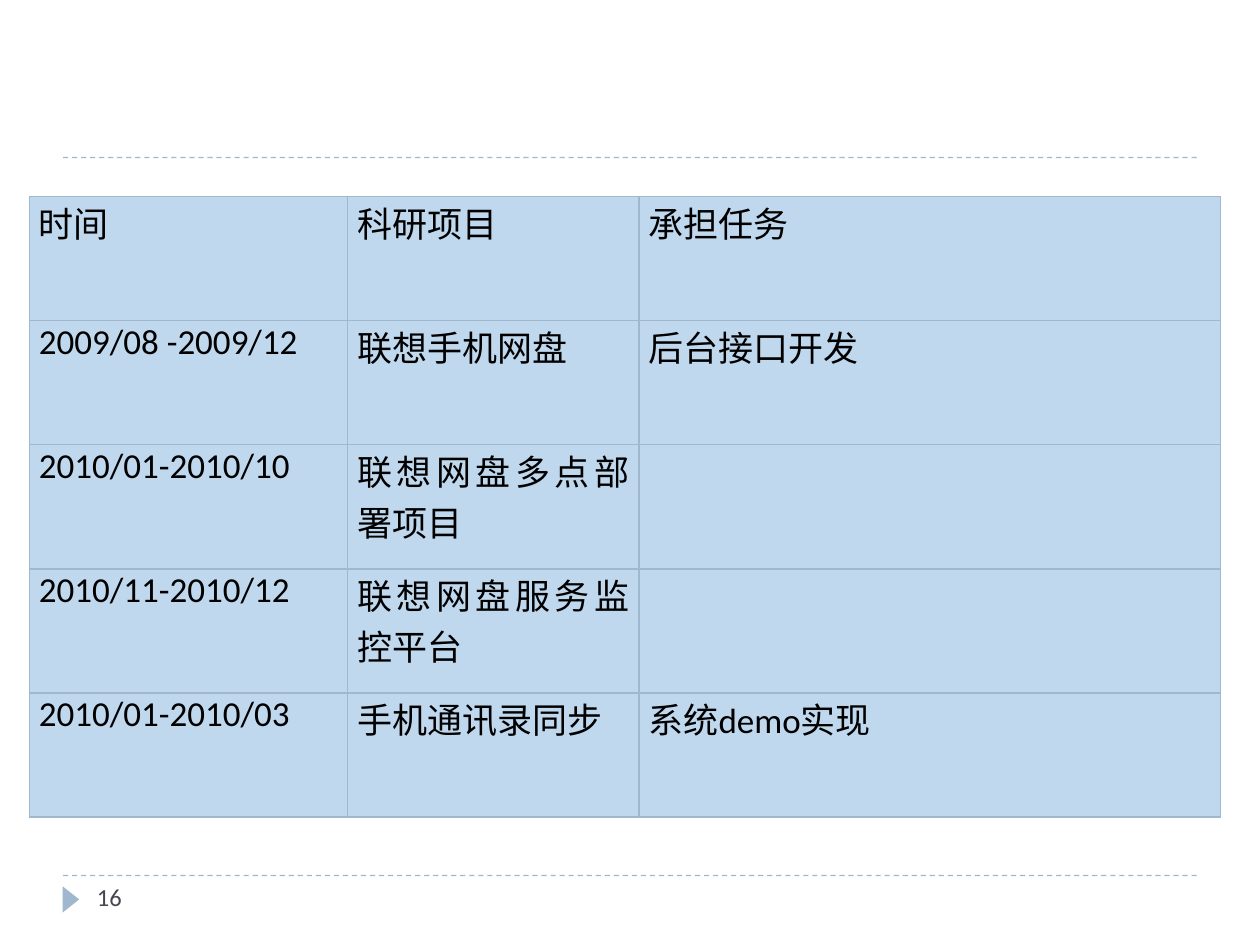
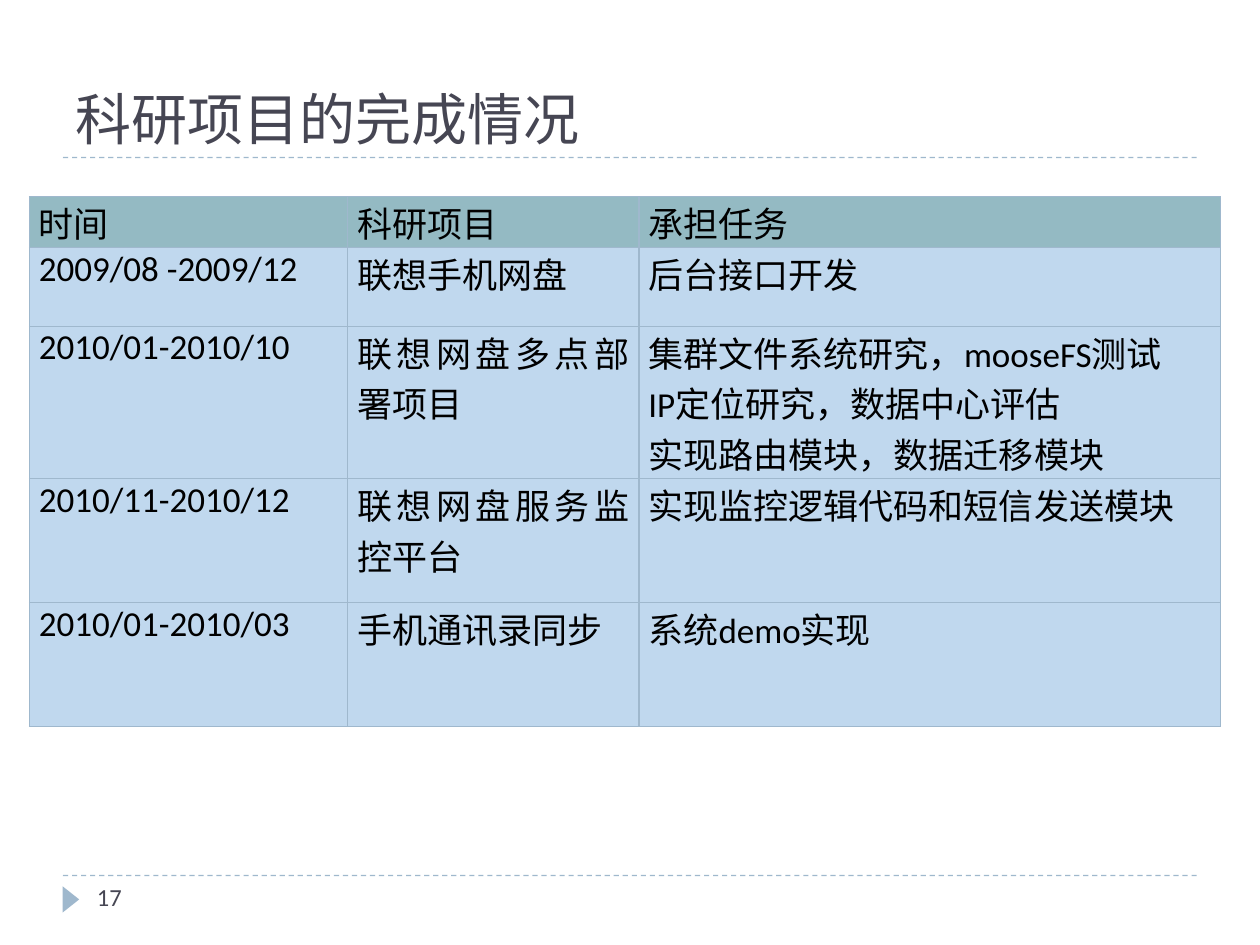
Before and after one commit to cheliequan/idning-paper, a slide deck: slide 17 of draft/中期.pptx (slide 16 before the commit). Drawn at 1260x945 pixels with LibreOffice and Linux fonts; fonts in the diff are those of the drawing. Boxes give left, top, right and bottom in pixels: in the first picture for what was removed or moved away, otherwise in the second. Text is boxed around its words. In the diff, an @@ line names an element or a change of style, - is before the commit and + after.

```diff
--- a/draft/中期.pptx
+++ b/draft/中期.pptx
@@ title added at box(75, 92, 579, 145), 32 pt, text #464653 @@
+科研项目的完成情况
@@ table at box(29, 197, 1221, 711) @@
-row 3, column 3: 
+row 3, column 3: 集群文件系统研究，mooseFS测试 / IP定位研究，数据中心评估 / 实现路由模块，数据迁移模块
-row 4, column 3: 
+row 4, column 3: 实现监控逻辑代码和短信发送模块
@@ fill none to #94BAC3 in row 1 @@
@@ page number at box(97, 890, 122, 906): text changed @@
-16
+17
```
Also in this commit, not shown: 1 slide added, 2 other files.
